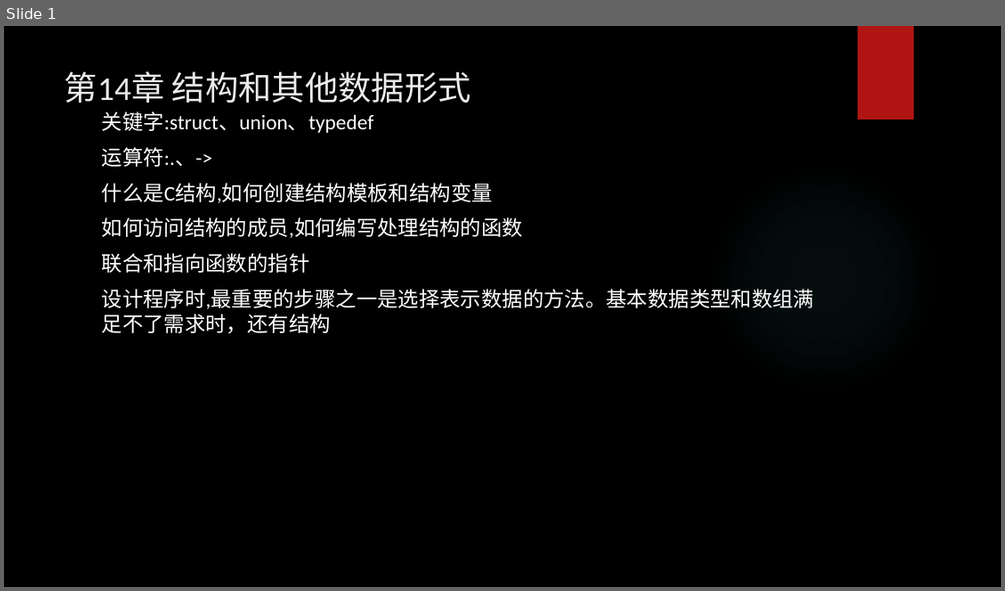
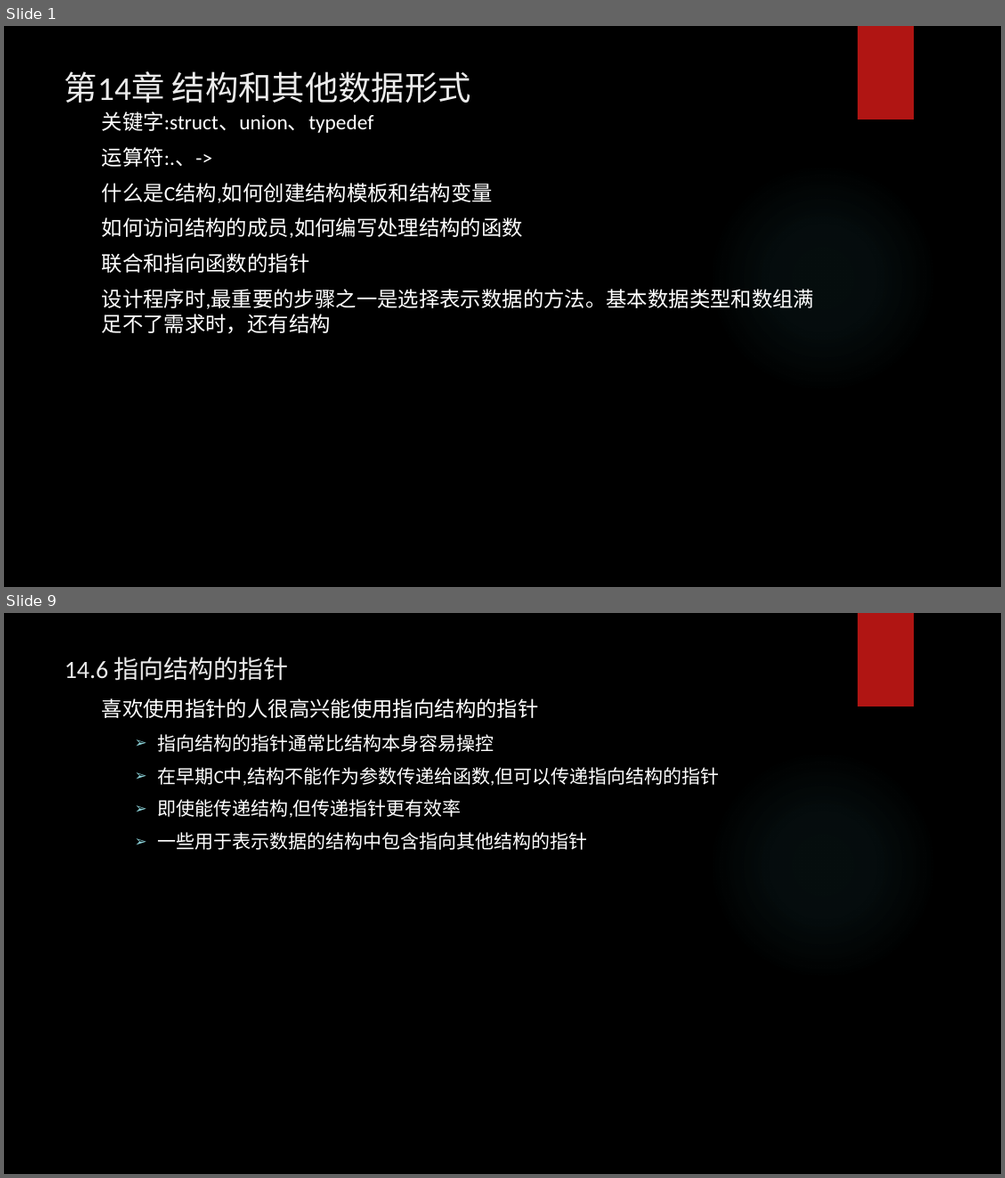
Before and after one commit to tsyin/c_ppt-code, a slide deck: PPT/14 结构和其他数据形式.pptx. Shown one above the other, each under a label of ours: slide 1 before the commit, slides 1 and 9 after it; the slides between them are not shown. The pictures are 1005x591 and 1005x1178 pixels, drawn with LibreOffice and Linux fonts; fonts in the diff are those of the drawing; background and template pictures are left out. Boxes give left, top, right and bottom in pixels: in the first picture for what was removed or moved away, otherwise in the second. Text is boxed around its words. In the diff, an @@ line names an element or a change of style, - is before the commit and + after.

```diff
--- a/PPT/14 结构和其他数据形式.pptx
+++ b/PPT/14 结构和其他数据形式.pptx
@@ slide 9 added at (4,613,1001,1174), background picture (left out); not listed: 2 template elements that a slide beside it also shows @@
@@ title added at (65,657,289,681), 24 pt, text #EBEBEB @@
+14.6 指向结构的指针
@@ text added at (102,698,720,850), 18 pt, text #FFFFFF @@
+喜欢使用指针的人很高兴能使用指向结构的指针
+  ➢ 指向结构的指针通常比结构本身容易操控
+  ➢ 在早期C中,结构不能作为参数传递给函数,但可以传递指向结构的指针
+  ➢ 即使能传递结构,但传递指针更有效率
+  ➢ 一些用于表示数据的结构中包含指向其他结构的指针
```
Also in this commit, not shown: 1 slide changed, 6 other slides added, 19 other files.
